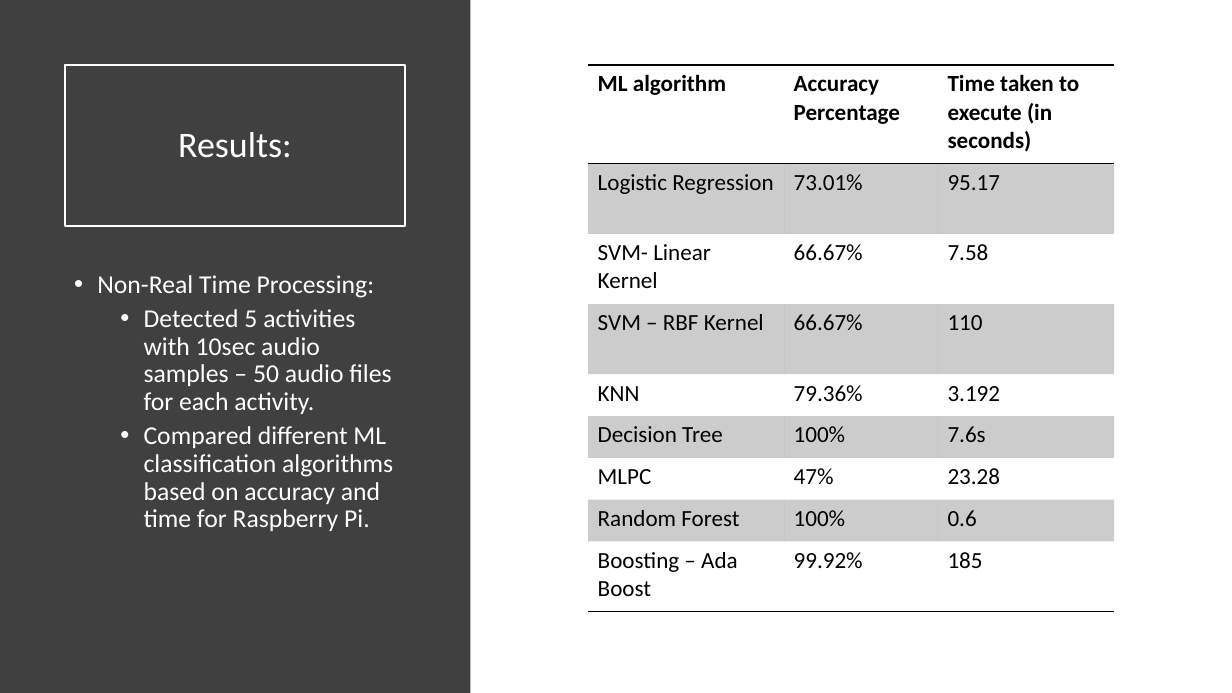
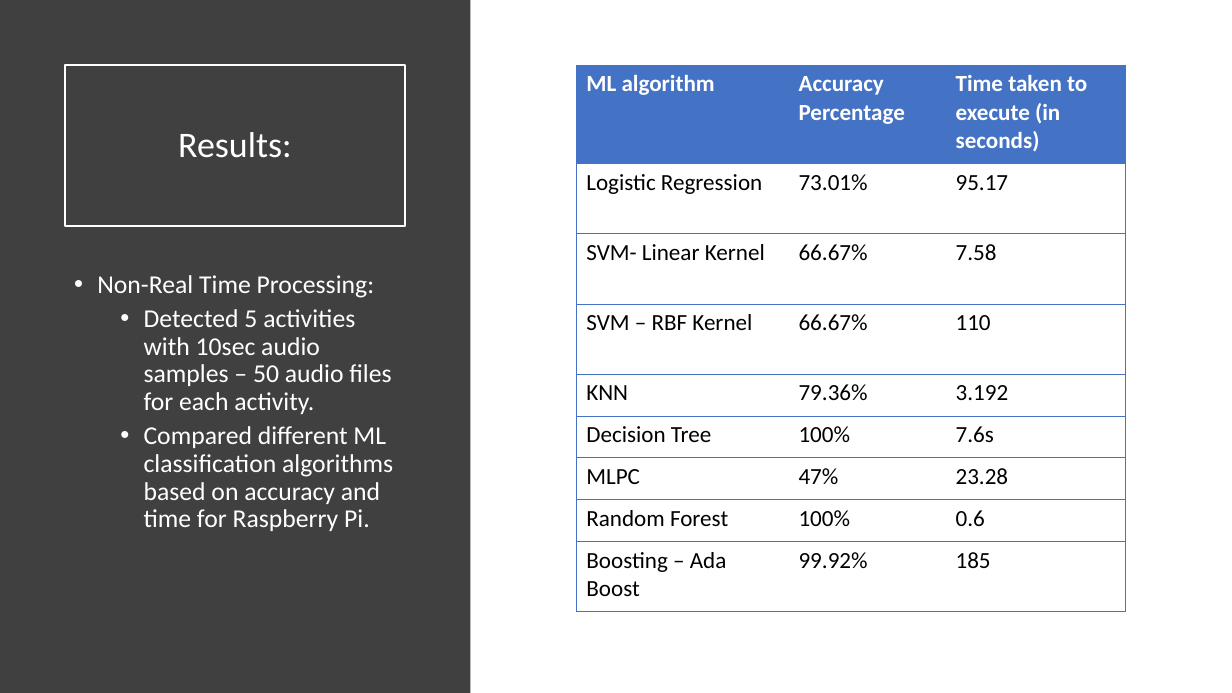
Before and after one commit to codspalaniappan95/Audio-based-activity-recognition, a slide deck: slide 4 of cgrandhi_spalania.pptx. Drawn at 1232x693 pixels with LibreOffice and Linux fonts; fonts in the diff are those of the drawing. Boxes give left, top, right and bottom in pixels: in the first picture for what was removed or moved away, otherwise in the second. Text is boxed around its words. In the diff, an @@ line names an element or a change of style, - is before the commit and + after.

Commit message:
Modified presentation files

```diff
--- a/cgrandhi_spalania.pptx
+++ b/cgrandhi_spalania.pptx
@@ table at <box>577,65,1127,612</box> @@
@@ fill #000000 at 20% opacity to none in 12 cells @@
@@ text colour #000000 to #FFFFFF in "ML algorithm", "Accuracy Percentage", "Time taken to execute (in seconds)" @@
@@ borders changed @@
@@ table: place and size @@
-table at <box>588,65,1115,612</box>
+table at <box>577,65,1127,612</box>
```
Also in this commit, not shown: 2 other slides changed, 1 slide added, 1 other file.
